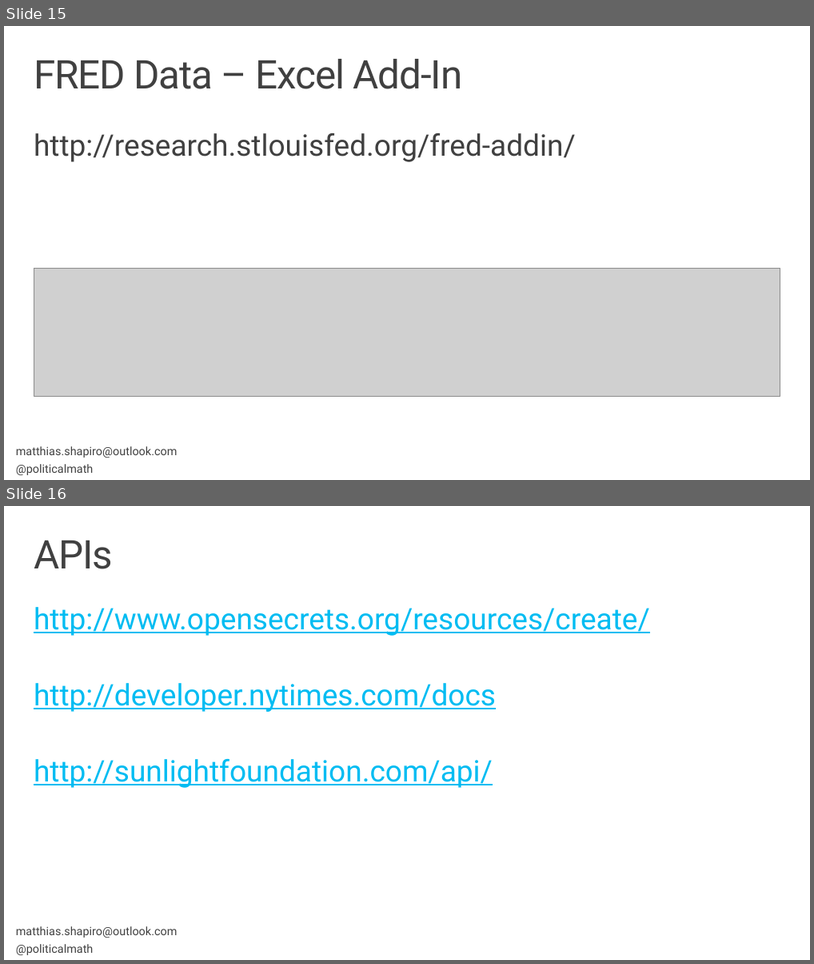
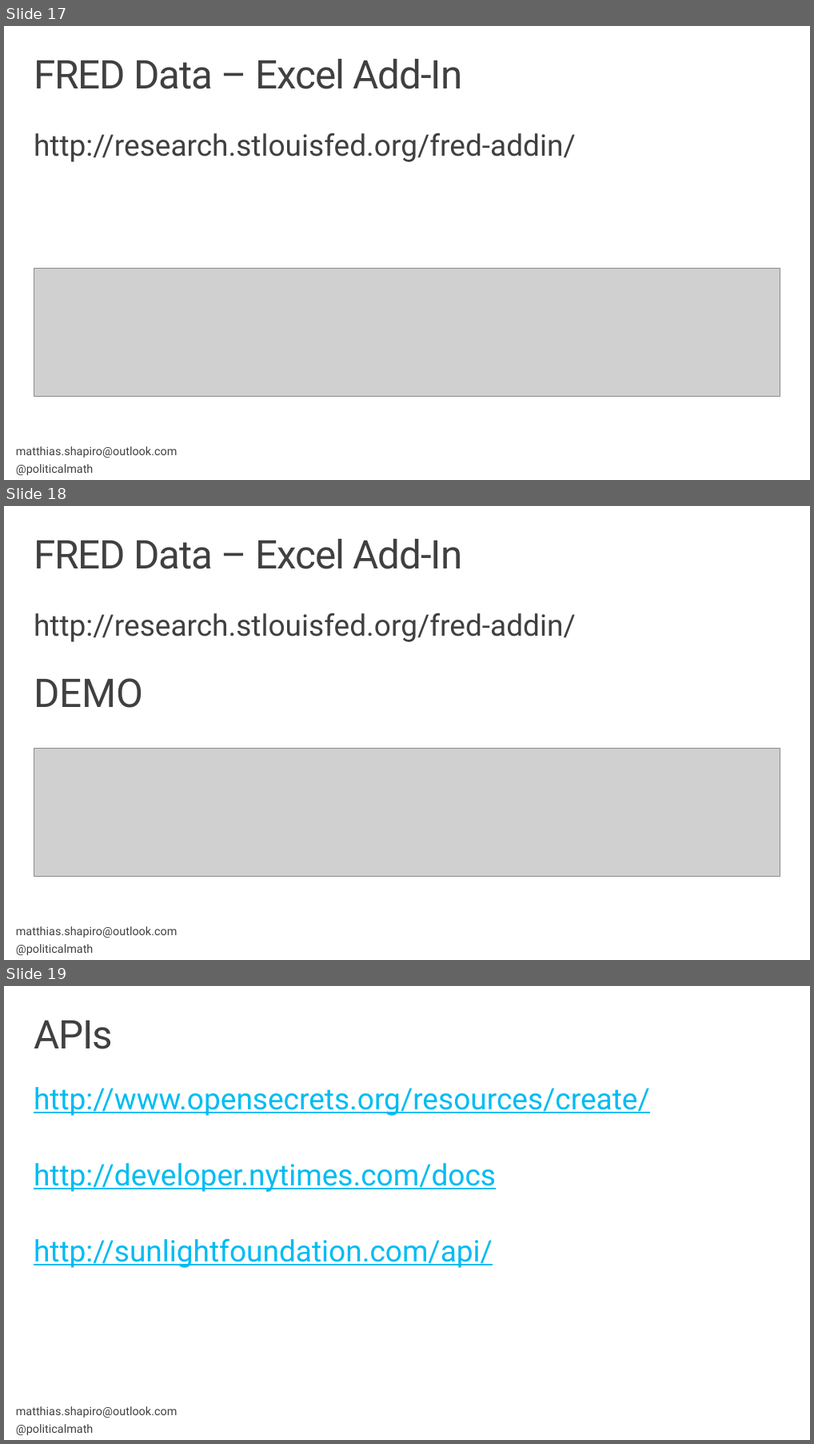
Before and after one commit to matthiasxc/DataVisClass, a slide deck: Session 2.pptx. Shown one above the other, each under a label of ours: slides 15 and 16 before the commit, slides 17, 18 and 19 after it. The pictures are 814x964 and 814x1444 pixels, drawn with LibreOffice and Linux fonts; fonts in the diff are those of the drawing; grey boxes stand for pictures; background and template pictures are left out. Boxes give left, top, right and bottom in pixels: in the first picture for what was removed or moved away, otherwise in the second. Text is boxed around its words. In the diff, an @@ line names an element or a change of style, - is before the commit and + after.

```diff
--- a/Session 2.pptx
+++ b/Session 2.pptx
@@ slide 18 added at [4, 506, 810, 960], background #FFFFFF; not listed: 1 template element that a slide beside it also shows @@
@@ title added at [34, 539, 462, 569], 48 pt, text #404040 @@
+FRED Data – Excel Add-In
@@ text added at [34, 613, 576, 642], 36 pt, text #404040 @@
+http://research.stlouisfed.org/fred-addin/
@@ text added at [34, 678, 144, 708], 48 pt, text #404040 @@
+DEMO
@@ picture added at [34, 748, 781, 876] @@
@@ what was slide 15 is now slide 17 @@
@@ what was slide 16 is now slide 19 @@
```
Also in this commit, not shown: 5 slides changed, 2 other slides added, 1 slide removed, 1 other file.
